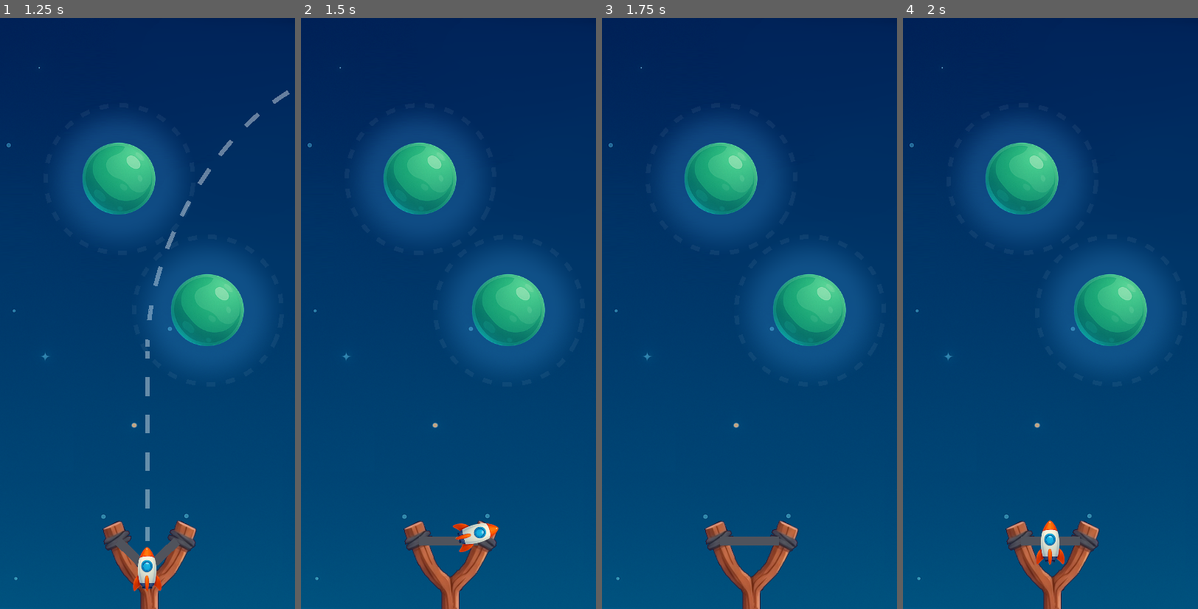
Above: before the commit, frames 1-4 (left to right).
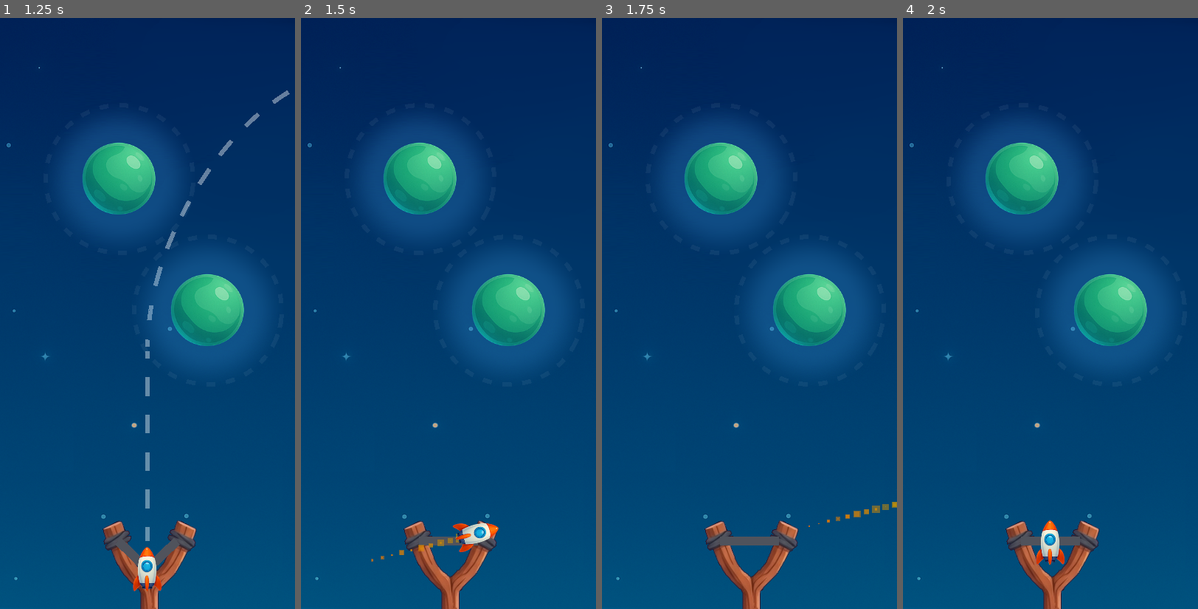
Above: after the commit, the same moments.

Repository: nbarkoch/spacecraft-launcher
Game: Godot game, scene res://scenes/game.tscn
Same seed, same stepped clock (60 frames per second), same inputs: the game is played once before the commit and once after it.
Inputs (mouse positions are in pixels of both pictures, inside the frame that each line leads up to):
- Up to frame 1 (1.25 s): tap Enter at 0.5 s; move the mouse to (147, 567) at 0.52 s; press the mouse at (147, 567) at 0.53 s
- Up to frame 2 (1.5 s): tap Space at 1.25 s; move the mouse to (389, 343) at 1.27 s; release the mouse at (389, 343) at 1.28 s; click (389, 343) at 1.35 s
- Up to frame 3 (1.75 s): no input
- Up to frame 4 (2 s): no input

Frame 1 is identical in both runs. In frame 2, 0.1% of the frame differs, in the area x 23-54%, y 87-92%; in frame 3, 0.1%, in the area x 70-100%, y 81-87%; in frame 4, less than 0.1%.

Commit message:
add fire material to spacecraft

Diff:
--- a/scenes/spacecraft.tscn
+++ b/scenes/spacecraft.tscn
@@ -1,7 +1,15 @@
-[gd_scene load_steps=4 format=3 uid="uid://jx76bqm121v4"]
+[gd_scene load_steps=6 format=3 uid="uid://jx76bqm121v4"]
 
 [ext_resource type="Script" path="res://scripts/spacecraft.gd" id="1_47ukr"]
 [ext_resource type="Texture2D" uid="uid://wkp10dks6qp5" path="res://sprites/spacecraft2.png" id="1_slxgx"]
+
+[sub_resource type="Curve" id="Curve_mmcyj"]
+_data = [Vector2(0, 1), 0.0, 0.0, 0, 0, Vector2(0.745174, 0), 0.0, 0.0, 0, 0]
+point_count = 2
+
+[sub_resource type="Gradient" id="Gradient_c6378"]
+offsets = PackedFloat32Array(0, 0.484848, 1)
+colors = PackedColorArray(0.796078, 0.592157, 0, 0.517647, 0.960784, 0.470588, 0, 0.482353, 0.894118, 0.239216, 0, 0.313726)
 
 [sub_resource type="CapsuleShape2D" id="CapsuleShape2D_20kmt"]
 radius = 6.0
@@ -10,6 +18,22 @@
 gravity_scale = 0.0
 script = ExtResource("1_47ukr")
 
+[node name="FireParticles" type="CPUParticles2D" parent="."]
+position = Vector2(0, 12)
+scale = Vector2(1, 1)
+amount = 50
+lifetime = 0.3
+randomness = 0.09
+spread = 28.17
+gravity = Vector2(0, 0)
+initial_velocity_min = 0.3
+initial_velocity_max = 0.8
+damping_max = 79.137
+scale_amount_min = 0.3
+scale_amount_max = 7.0
+scale_amount_curve = SubResource("Curve_mmcyj")
+color_ramp = SubResource("Gradient_c6378")
+
 [node name="CollisionShape2D" type="CollisionShape2D" parent="."]
 shape = SubResource("CapsuleShape2D_20kmt")
 
--- a/scripts/spacecraft.gd
+++ b/scripts/spacecraft.gd
@@ -3,6 +3,9 @@
 
 # Gravity assist
 var gravity_assist: GravityAssist = null
+
+# Fire effect - configured in Godot 4 IDE
+@onready var fire_particles: CPUParticles2D = $FireParticles
 
 func _ready():
 	self.freeze_mode = RigidBody2D.FREEZE_MODE_KINEMATIC
@@ -12,6 +15,24 @@
 func _physics_process(delta):
 	if gravity_assist:
 		apply_gravity_assist(delta)
+
+	# Update fire effect based on movement
+	update_fire_effect()
+
+func update_fire_effect():
+	"""Update fire effect based on spacecraft movement"""
+	if not fire_particles:
+		return
+
+	var is_moving = linear_velocity.length() > 10.0
+
+	if is_moving and not freeze:
+		# Show fire when moving
+		fire_particles.emitting = true
+
+	else:
+		# Hide fire when not moving
+		fire_particles.emitting = false
 
 func release():
 	"""Release spacecraft from slingshot"""
@@ -42,10 +63,6 @@
 	if gravity_assist.is_curve_complete():
 		exit_gravity_assist()
 
-	## Manual exit
-	#if Input.is_action_just_pressed("FINGER_TAP"):
-		#exit_gravity_assist()
-
 func exit_gravity_assist():
 	"""Complete the gravity assist"""
 	if not gravity_assist:
Not shown, added: scenes/gamBD47.tmp
